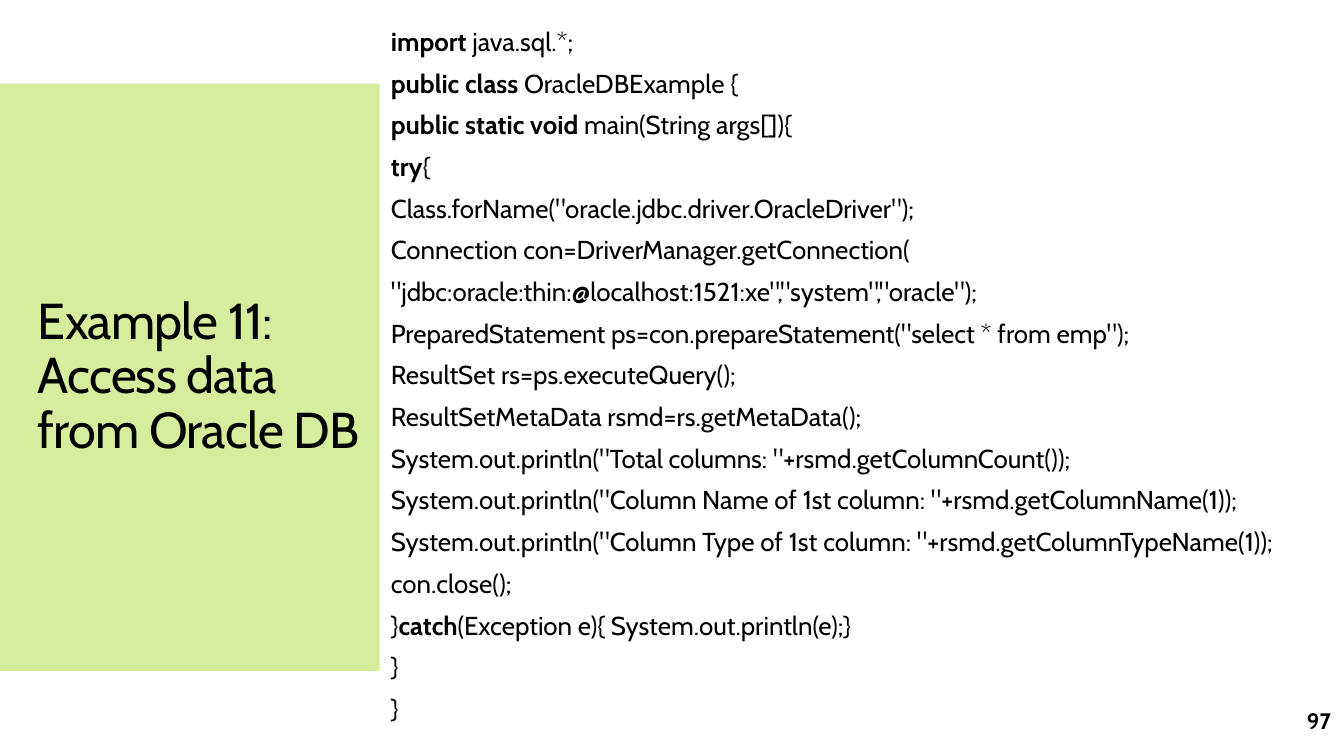
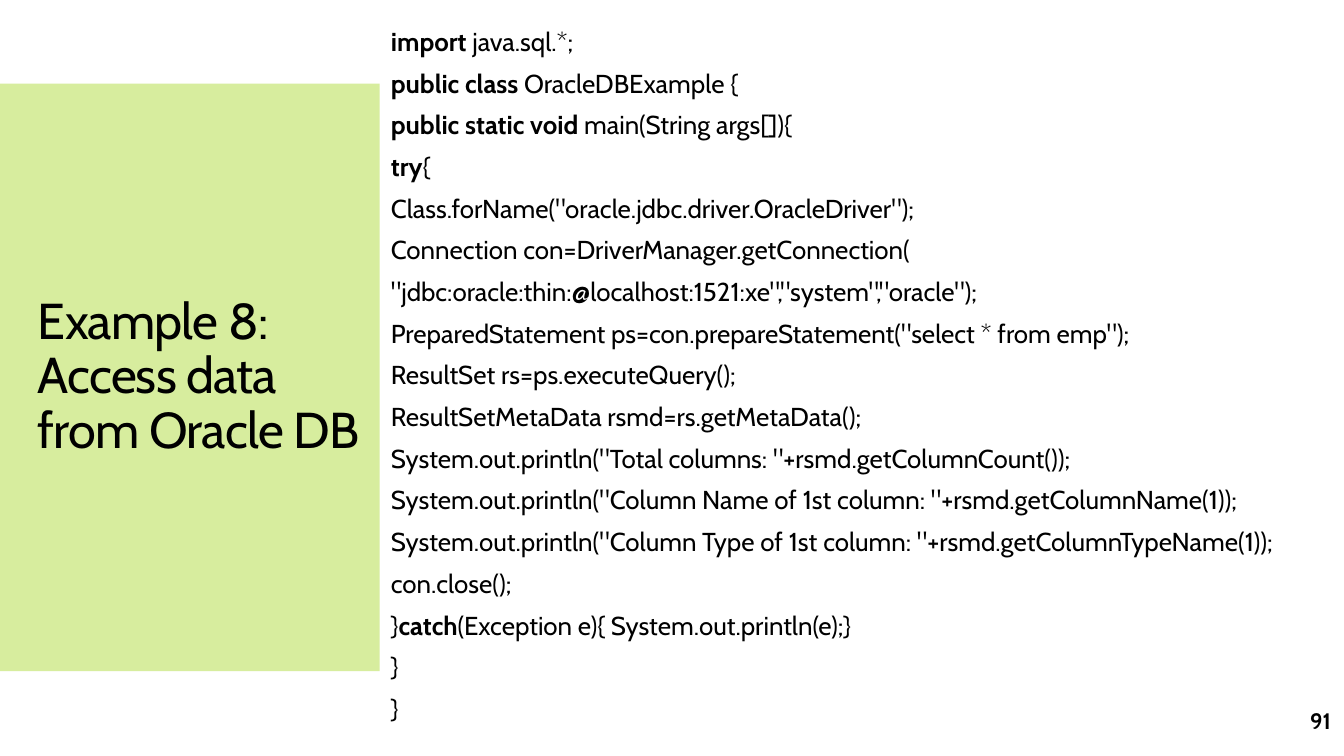
Before and after one commit to jrambasana/AJP2022-code, a slide deck: slide 91 of AJP Slides/AJP - Unit 2 - JDBC.pptx (slide 97 before the commit). Drawn at 1344x756 pixels with LibreOffice and Linux fonts; fonts in the diff are those of the drawing. Boxes give left, top, right and bottom in pixels: in the first picture for what was removed or moved away, otherwise in the second. Text is boxed around its words. In the diff, an @@ line names an element or a change of style, - is before the commit and + after.

```diff
--- a/AJP Slides/AJP - Unit 2 - JDBC.pptx
+++ b/AJP Slides/AJP - Unit 2 - JDBC.pptx
@@ title at [38,301,360,449]: text changed @@
-Example 11:
-Access data from Oracle DB
+Example 8:
+Access data from Oracle DB
@@ page number at [1310,713,1331,729]: text changed @@
-97
+91
```
Also in this commit, not shown: 7 other slides changed.
